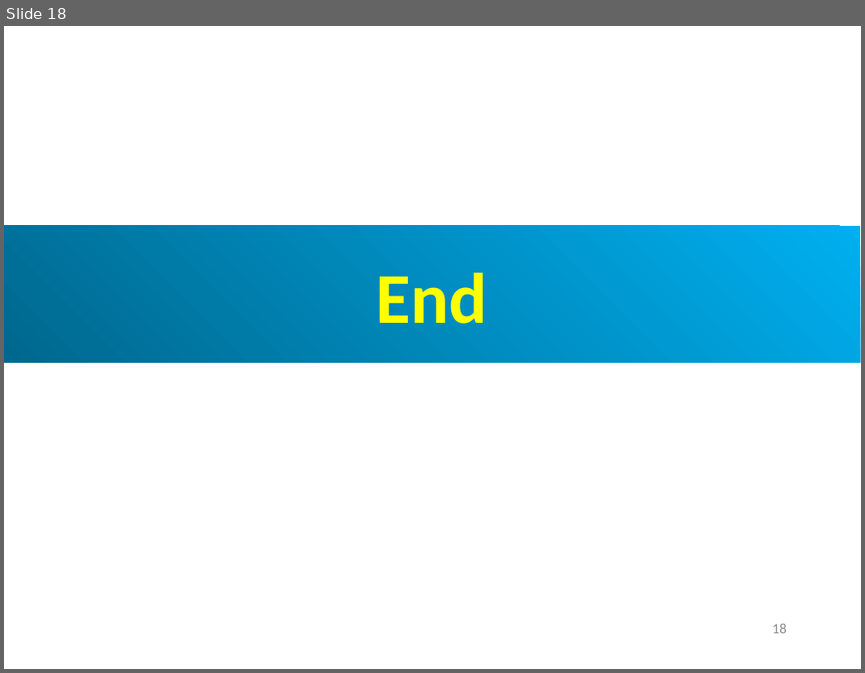
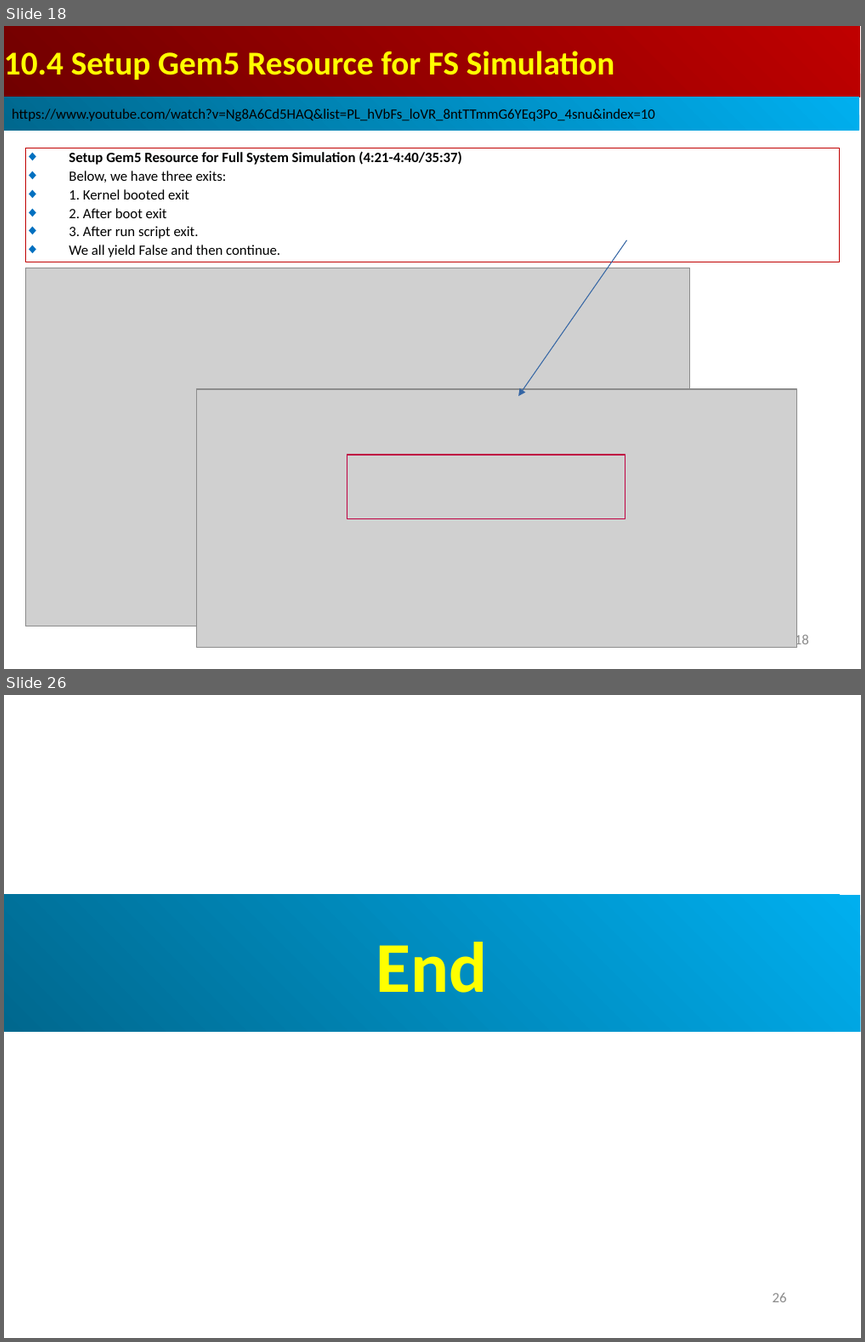
Before and after one commit to peterhchen/AIU_CS850_Gem5_McPAT, a slide deck: 050_Gem5/010.FullSys/000_Video/010.FullSystem.ppt. Shown one above the other, each under a label of ours: slide 18 before the commit, slides 18 and 26 after it; the slides between them are not shown. The pictures are 865x673 and 865x1342 pixels, drawn with LibreOffice and Linux fonts; fonts in the diff are those of the drawing; grey boxes stand for pictures. Boxes give left, top, right and bottom in pixels: in the first picture for what was removed or moved away, otherwise in the second. Text is boxed around its words. In the diff, an @@ line names an element or a change of style, - is before the commit and + after.

```diff
--- a/050_Gem5/010.FullSys/000_Video/010.FullSystem.ppt
+++ b/050_Gem5/010.FullSys/000_Video/010.FullSystem.ppt
@@ slide 18 added at (4, 26, 861, 669), background #FFFFFF @@
@@ rectangle added at (4, 26, 860, 97), fill gradient #BF0000 to #710000, 28 pt, text #FFFF00, bold @@
+10.4 Setup Gem5 Resource for FS Simulation
@@ rectangle added at (4, 97, 859, 131), fill gradient #00AFEF to #00688E, 12 pt, text #000000 @@
+https://www.youtube.com/watch?v=Ng8A6Cd5HAQ&list=PL_hVbFs_loVR_8ntTTmmG6YEq3Po_4snu&index=10
@@ rectangle added at (25, 148, 840, 261), outline #C00000 0.74 pt, 12 pt, text #000000 @@
+◆ Setup Gem5 Resource for Full System Simulation (4:21-4:40/35:37)
+◆ Below, we have three exits:
+◆ 1. Kernel booted exit
+◆ 2. After boot exit
+◆ 3. After run script exit.
+◆ We all yield False and then continue.
@@ arrow added from (627, 240) to (518, 396), #3465A4 0.74 pt @@
@@ picture added at (25, 267, 689, 626) @@
@@ picture added at (197, 389, 796, 647) @@
@@ rectangle added at (347, 454, 625, 519), outline #BF0041 0.74 pt @@
@@ page number added at (794, 632, 809, 647), 12 pt, text #8B8B8B @@
+18
@@ what was slide 18 is now slide 26 @@
@@ page number at (772, 1293, 787, 1302): text changed @@
-18
+26
```
Also in this commit, not shown: 1 slide changed, 7 other slides added.
